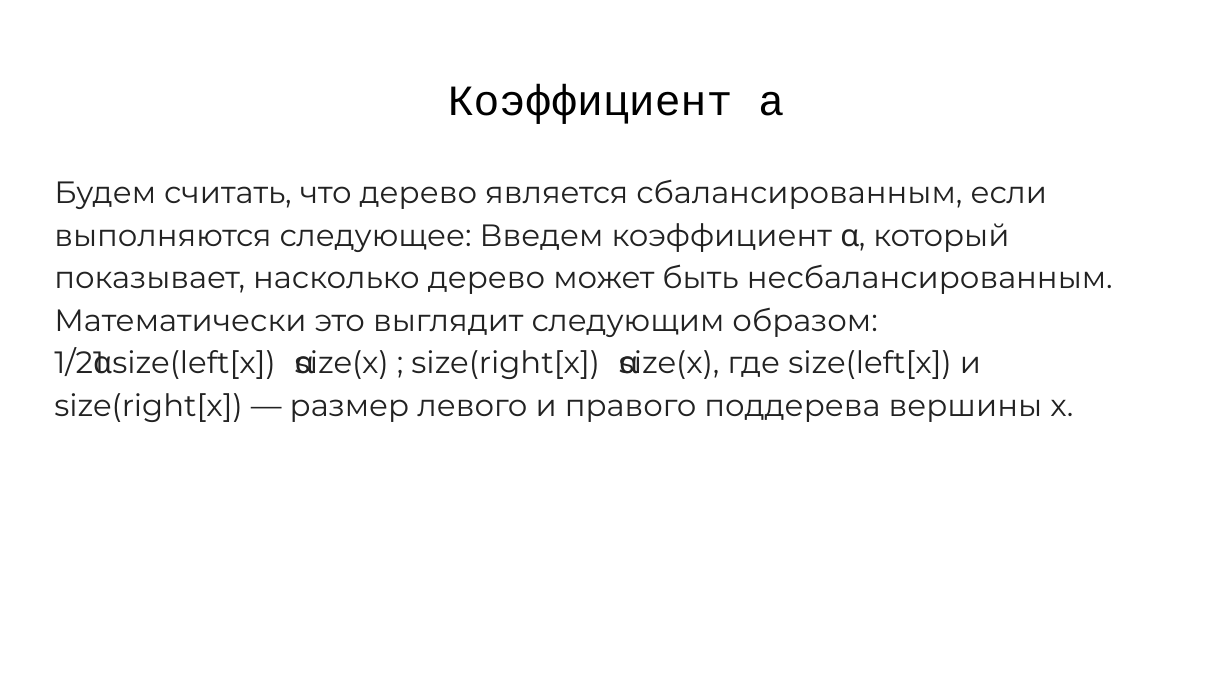
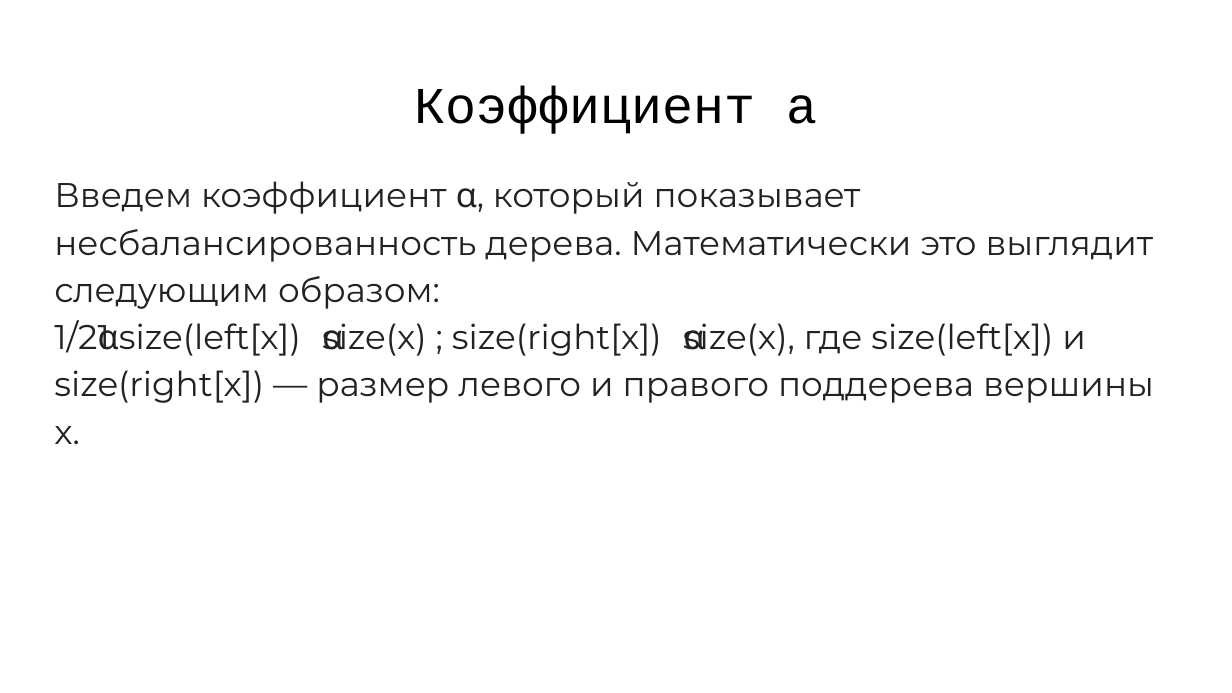
Before and after one commit to Flnchkv/ScapeGoat_Three, a slide deck: slide 9 of ScapeGoat Three.pptx (slide 8 before the commit). Drawn at 1232x693 pixels with LibreOffice and Linux fonts; fonts in the diff are those of the drawing. Boxes give left, top, right and bottom in pixels: in the first picture for what was removed or moved away, otherwise in the second. Text is boxed around its words. In the diff, an @@ line names an element or a change of style, - is before the commit and + after.

```diff
--- a/ScapeGoat Three.pptx
+++ b/ScapeGoat Three.pptx
@@ title "Коэффициент a" at (414,86,817,134): size 25.2 to 30.2 pt @@
@@ text at (54,181,1153,309): text changed; size 18 to 20 pt @@
-Будем считать, что дерево является сбалансированным, если выполняются следующее: Введем коэффициент α, который показывает, насколько дерево может быть несбалансированным. Математически это выглядит следующим образом:
+Введем коэффициент α, который показывает несбалансированность дерева. Математически это выглядит следующим образом:
@@ text at (54,320,1154,444): size 18 to 20 pt in "1/2⩽α⩽1 size(left[x])⩽α⋅size(x) ; size(right[x])⩽α⋅size(x),  ..." @@
```
Also in this commit, not shown: 8 other slides changed, 2 slides added, 2 other files.
